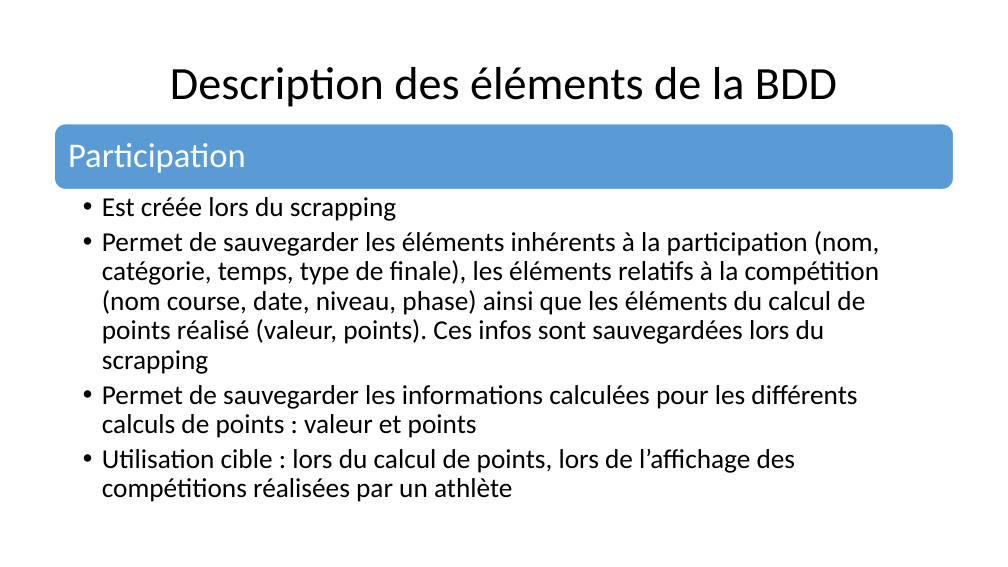
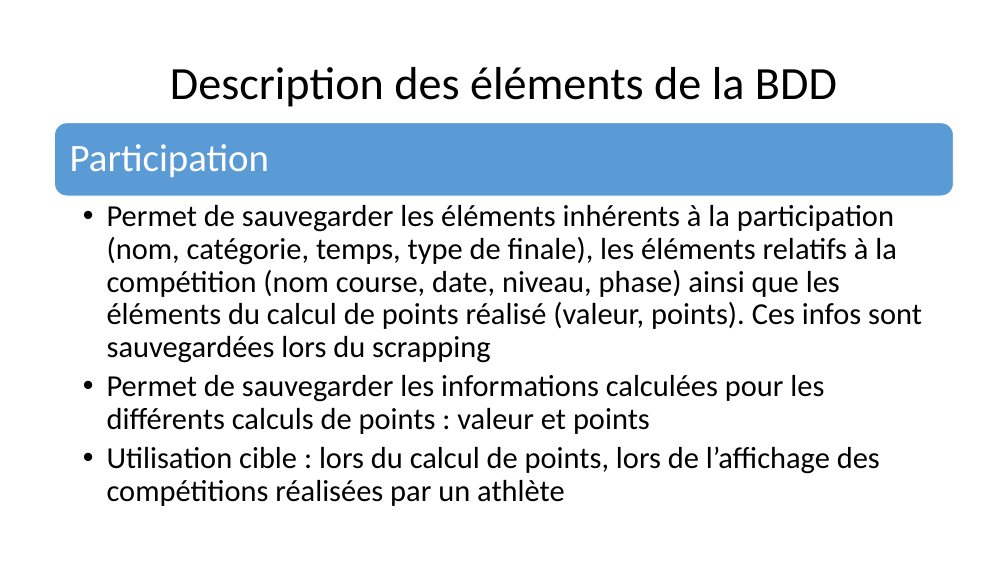
Before and after one commit to CharlesDampeyrou/calcul-de-points-FFCK, a slide deck: slide 4 of documentation/architecture logicielle.pptx. Drawn at 1008x567 pixels with LibreOffice and Linux fonts; fonts in the diff are those of the drawing. Boxes give left, top, right and bottom in pixels: in the first picture for what was removed or moved away, otherwise in the second. Text is boxed around its words. In the diff, an @@ line names an element or a change of style, - is before the commit and + after.

```diff
--- a/documentation/architecture logicielle.pptx
+++ b/documentation/architecture logicielle.pptx
@@ rounded rectangle: place and size @@
-rounded rectangle at (54, 124, 954, 190)
+rounded rectangle at (54, 123, 954, 196)
@@ text "Participation" at (70, 144, 269, 178): size 33 to 37 pt; more space between paragraphs @@
@@ text "Permet de sauvegarder les éléments ...": place and size @@
-text "Permet de sauvegarder les éléments ..." at (102, 197, 880, 502)
+text "Permet de sauvegarder les éléments ..." at (107, 205, 922, 506)
@@ text "Permet de sauvegarder les éléments ..." at (107, 205, 922, 506): size 26 to 29 pt; indent changed @@
@@ text at (102, 197, 396, 221): paragraph removed @@
-  • Est créée lors du scrapping
```
Also in this commit, not shown: 1 other slide changed, 6 other files.
